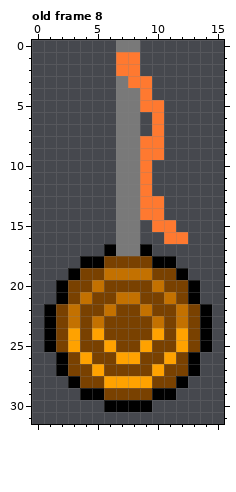
File history of a pixel-art file, src/assets/sprites/world/pole.aseprite. That is the earlier state.
16x32 pixels, 20 frames. Shown: old frame 8. The commit also changed other frames, which this record leaves out.
Now the later version:
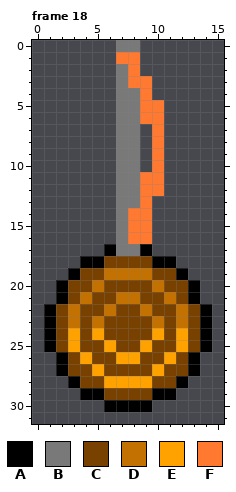
Palette (. is transparent): A #000000  B #797979  C #794100  D #c37100  E #ffa200  F #ff7930
A new or re-ordered frame is compared with the old frame closest to it.
From old to new:
frames 20 -> 22
Changed rows in their new state; - is an unchanged pixel.
Frame 18 is new; against old frame 8, layer "Layer 2":
first column x 7:
 2 B
first column x 8:
 6 -F---
 8 -.---
 9 -.---
10 -.F--
11 --F--
12 --F--
13 --.--
14 F-.--
15 FF..-
16 FF-..
Where, in picture pixels (left, top, right, bottom), the same in both pictures:
changed: (116, 64, 128, 76)
changed: (128, 112, 188, 244)
